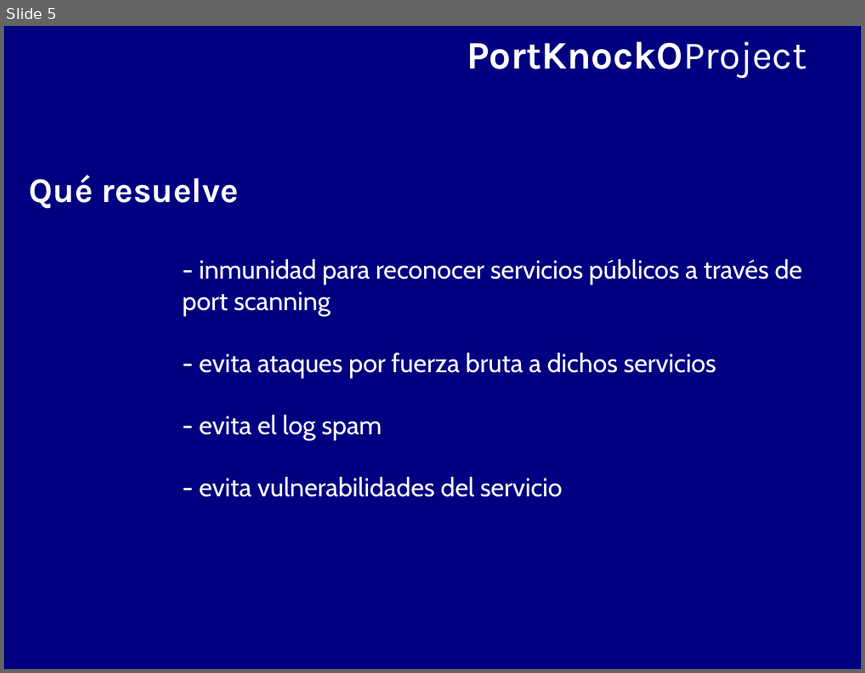
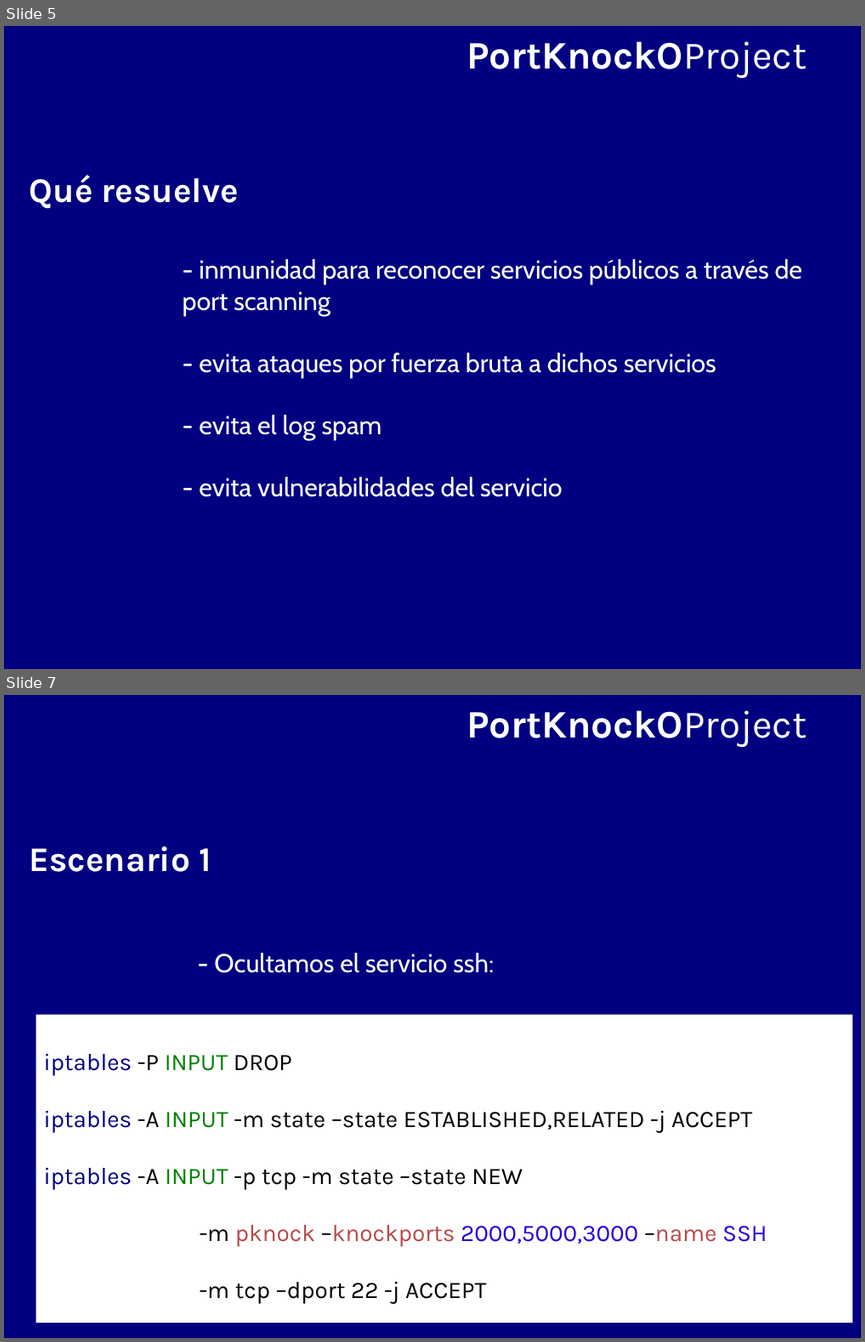
Before and after one commit to BackupTheBerlios/portknocko-svn, a slide deck: trunk/jornadas/jornadas.odp. Shown one above the other, each under a label of ours: slide 5 before the commit, slides 5 and 7 after it; the slides between them are not shown. The pictures are 865x673 and 865x1342 pixels, drawn with LibreOffice and Linux fonts; fonts in the diff are those of the drawing. Boxes give left, top, right and bottom in pixels: in the first picture for what was removed or moved away, otherwise in the second. Text is boxed around its words. In the diff, an @@ line names an element or a change of style, - is before the commit and + after.

```diff
--- a/trunk/jornadas/jornadas.odp
+++ b/trunk/jornadas/jornadas.odp
@@ slide 7 added at (4,695,861,1338), background #000080 @@
@@ text added at (466,710,806,747), 36 pt, text #FFFFFF, bold @@
+PortKnockOProject
@@ text added at (30,846,211,872), 32 pt, text #FFFFFF, bold @@
+Escenario 1
@@ text added at (214,953,494,973), 24 pt, text #FFFFFF @@
+- Ocultamos el servicio ssh:
@@ rectangle added at (36,1015,853,1322), fill #FFFFFF, 22 pt, text #000000 @@
+iptables -P INPUT DROP
+iptables -A INPUT -m state –state ESTABLISHED,RELATED -j ACCEPT
+iptables -A INPUT -p tcp -m state –state NEW
+-m pknock –knockports 2000,5000,3000 –name SSH
+-m tcp –dport 22 -j ACCEPT
```
Also in this commit, not shown: 1 slide changed.
